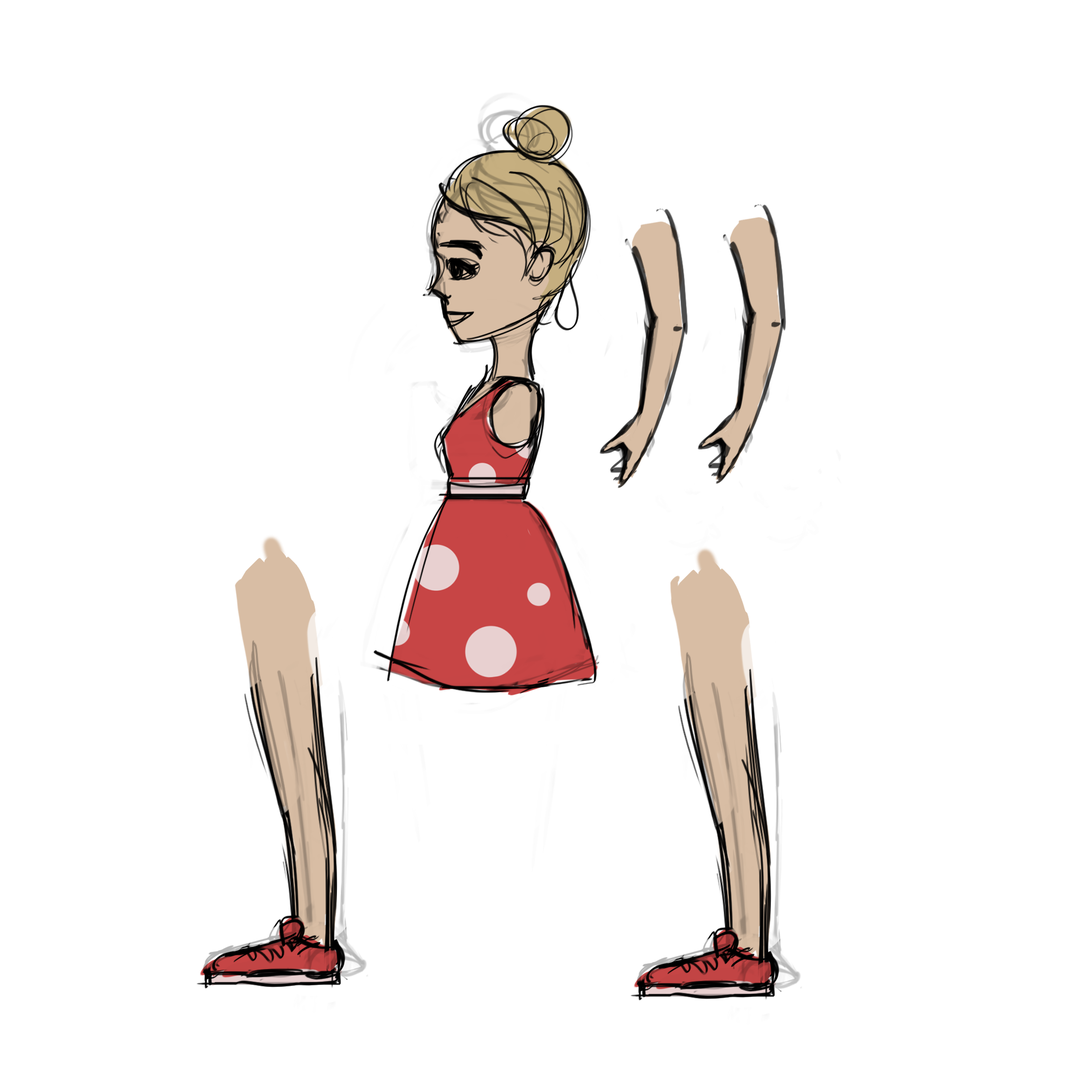
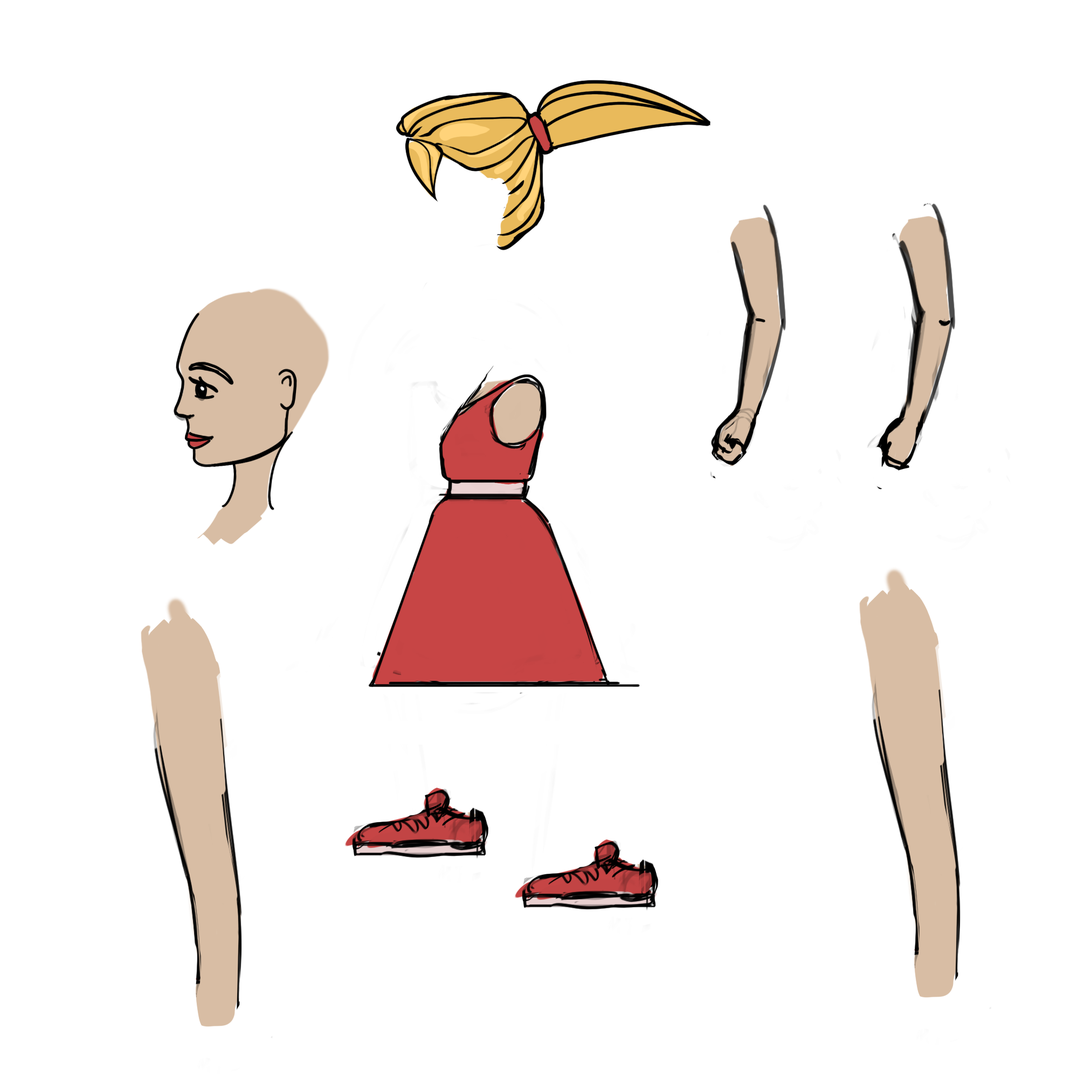
Comparing the layer stacks of the two w=1091, h=1091 images. Changes:
removed layer "HairSide" from group "Hair" over [412, 91, 624, 332]
removed layer "HairSideColor" from group "Hair" over [441, 105, 588, 311]
removed group "arm copy 2" (2 layers) over [599, 208, 744, 557]
removed layer "ArmSide" (1st of 2, in "arm copy 2") from group "arm copy 2" over [599, 208, 744, 557]
removed layer "ArmSideColor" (1st of 2, in "arm copy 2") from group "arm copy 2" over [601, 221, 685, 489]
removed group "arm" (2 layers) over [697, 203, 782, 553]
added layer "Layer 5" in group "Hair" over [395, 79, 711, 251]
added layer "Layer 6" in group "Hair" over [395, 83, 706, 252]
added group "arm copy" with 2 layers above "Dress" over [706, 202, 1011, 553]
moved "ArmSide" (in "arm copy") into group "arm copy", painted on it over [697, 202, 1011, 553]
moved "ArmSideColor" (in "arm copy") into group "arm copy", painted on it over [699, 215, 952, 485]
painted on "DressSide" over [362, 364, 641, 694]
painted on "DressSideColor" over [372, 402, 604, 697]
added group "Shoe copy" with 2 layers above "Shoe" over [344, 787, 490, 884]
added layer "LegSide" (1st of 4, in "Shoe copy") in group "Shoe copy" over [352, 788, 490, 880]
added group "Shoe" with 2 layers above "Leg copy" over [514, 839, 659, 931]
added layer "LegSide" (2nd of 4, in "Shoe") in group "Shoe" over [522, 840, 659, 931]
painted on "LegSide" (3rd of 4, in "Leg copy") over [152, 629, 369, 1070]
painted on "LegSideColor" (3rd of 4, in "Leg copy") over [140, 533, 343, 1028]
painted on "LegSide" (4th of 4, in "Leg") over [630, 641, 993, 1041]
painted on "LegSideColor" (4th of 4, in "Leg") over [633, 546, 961, 999]
removed layer "HeadSide" from group "Head" over [422, 126, 571, 394]
added layer "Layer 7" in group "Head" over [173, 312, 298, 511]
painted on "HeadSideColor" over [174, 160, 583, 546]
…and 2 more changes (2 added)
